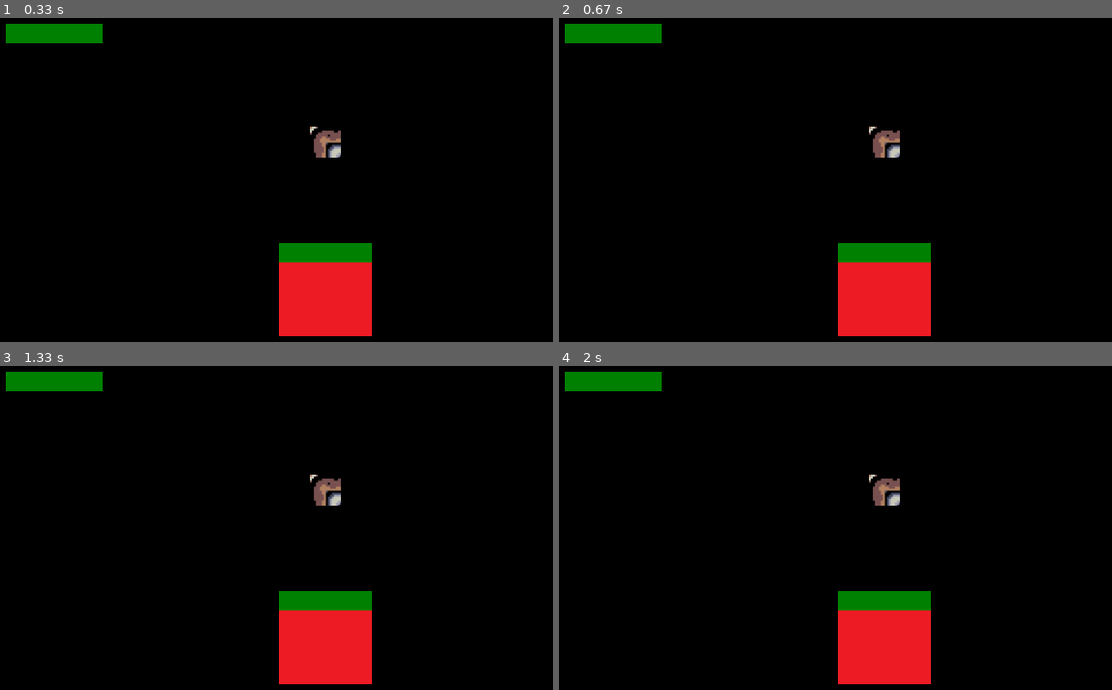
Above: before the commit, frames 1-4 (two rows, left to right).
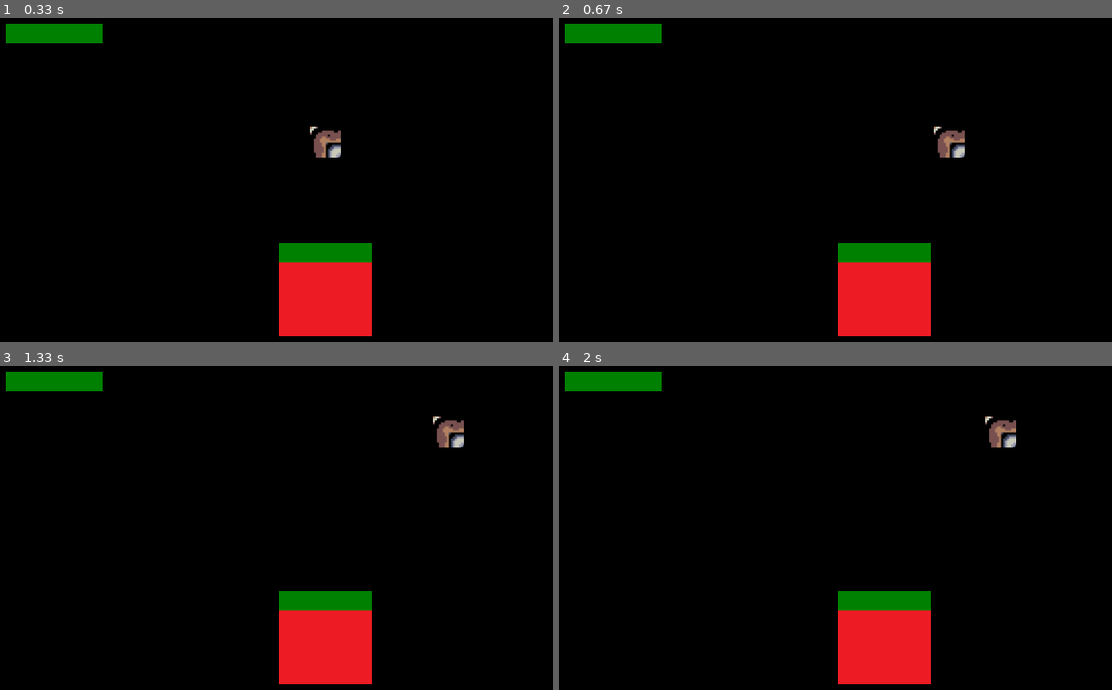
Above: after the commit, the same moments.

Repository: CodaKids/coda-kids
Game: pygame game, started from project-solutions/level-6/BossBattle.py
The game is run twice, just before and just after one commit, with the same random seed, the same clock (stepped at 60 frames per second) and the same inputs.
Inputs:
- Up to frame 1 (0.33 s): no input
- Up to frame 2 (0.67 s): hold Right from 0.33 s (still down)
- Up to frame 3 (1.33 s): release Right at 0.8 s; hold Up 0.83-1.13 s; hold Right from 1.17 s (still down)
- Up to frame 4 (2 s): release Right at 1.63 s; hold Left from 1.67 s (still down)

Frame 1 is identical in both runs. In frame 2, 0.8% of the frame differs, in the area x 56-74%, y 33-44%; in frame 3, 0.8%; in frame 4, 0.8%.

Commit message:
Cleaning up code for player movements

Diff:
--- a/project-solutions/level-6/BossBattle.py
+++ b/project-solutions/level-6/BossBattle.py
@@ -4,28 +4,26 @@
 
 def update(delta_time):
     """Update method for boss battle state."""
-    for event in listing():
-        if quit_game(event):
+    for event in pygame.event.get():
+        # Checks if you closed the window
+        if event.type == pygame.QUIT:
             stop()
-        """elif key_down(event, " "):
-            MY.player_logic.current_state = 1"""
 
     x_value = 0
     y_value = 0
-    temp = 35
+    velocity = 200
 
-    if MY.player_dir == UP:
-        x_value = MY.player.location.x
-        y_value = MY.player.location.y - temp
-    elif MY.player_dir == DOWN:
-        x_value = MY.player.location.x
-        y_value = MY.player.location.y + temp
-    elif MY.player_dir == LEFT:
-        x_value = MY.player.location.x - temp
-        y_value = MY.player.location.y
-    elif MY.player_dir == RIGHT:
-        x_value = MY.player.location.x + temp
-        y_value = MY.player.location.y
+    # Moves the player forward and backward
+    if key_held_down(pygame.K_UP):
+        MY.player.location.y -= velocity * delta_time
+    elif key_held_down(pygame.K_DOWN):
+        MY.player.location.y += velocity * delta_time
+
+    # Moves the player left and right
+    if key_held_down(pygame.K_LEFT):
+        MY.player.location.x -= velocity * delta_time
+    elif key_held_down(pygame.K_RIGHT):
+        MY.player.location.x += velocity * delta_time
 
     MY.player_hitbox.location = pygame.math.Vector2(x_value, y_value)
 
@@ -69,6 +67,9 @@
 
     update_boss(delta_time)
 
+# States
 import BossBattle
 Manager.register(BossBattle)
+
+# Run the game
 Manager.run(SCREEN, WINDOW, BLACK)
--- a/project-solutions/level-6/init.py
+++ b/project-solutions/level-6/init.py
@@ -68,24 +68,6 @@
     if isinstance(key, str):
         return pygame.key.get_pressed()[ord(key)]
     return pygame.key.get_pressed()[key]
-
-def listing():
-    """
-    Returns a list of all events currently in the event system.
-        for event in coda.event.listing():
-            if coda.event.quit_game(event):
-                coda.stop();
-    """
-    return pygame.event.get()
-
-def quit_game(event):
-    """
-    Checks for quit game event.
-        for event in coda.event.listing():
-            if coda.event.quit_game(event):
-                coda.stop();
-    """
-    return event.type == pygame.QUIT
 
 def get_file(fileName):
     """Returns the absolute path of a file."""
